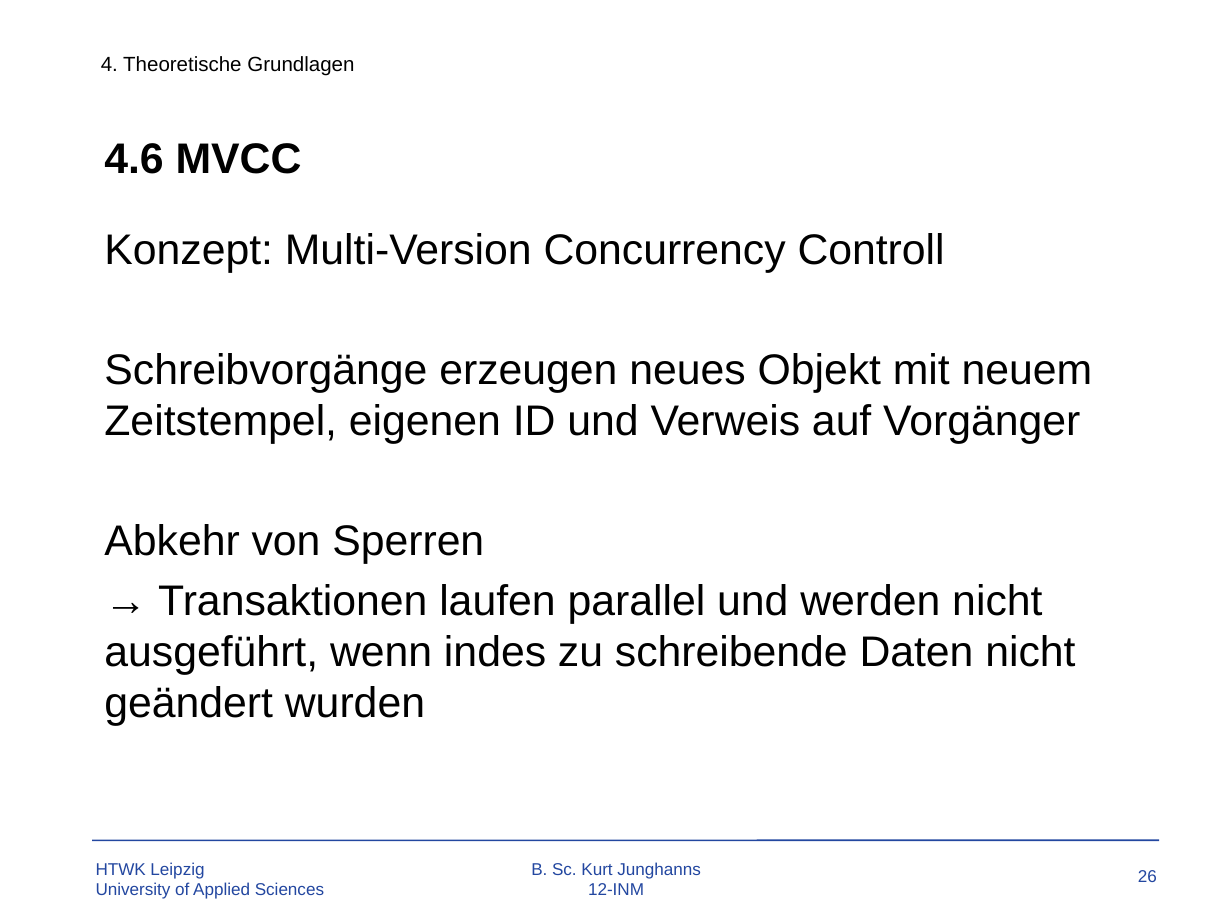
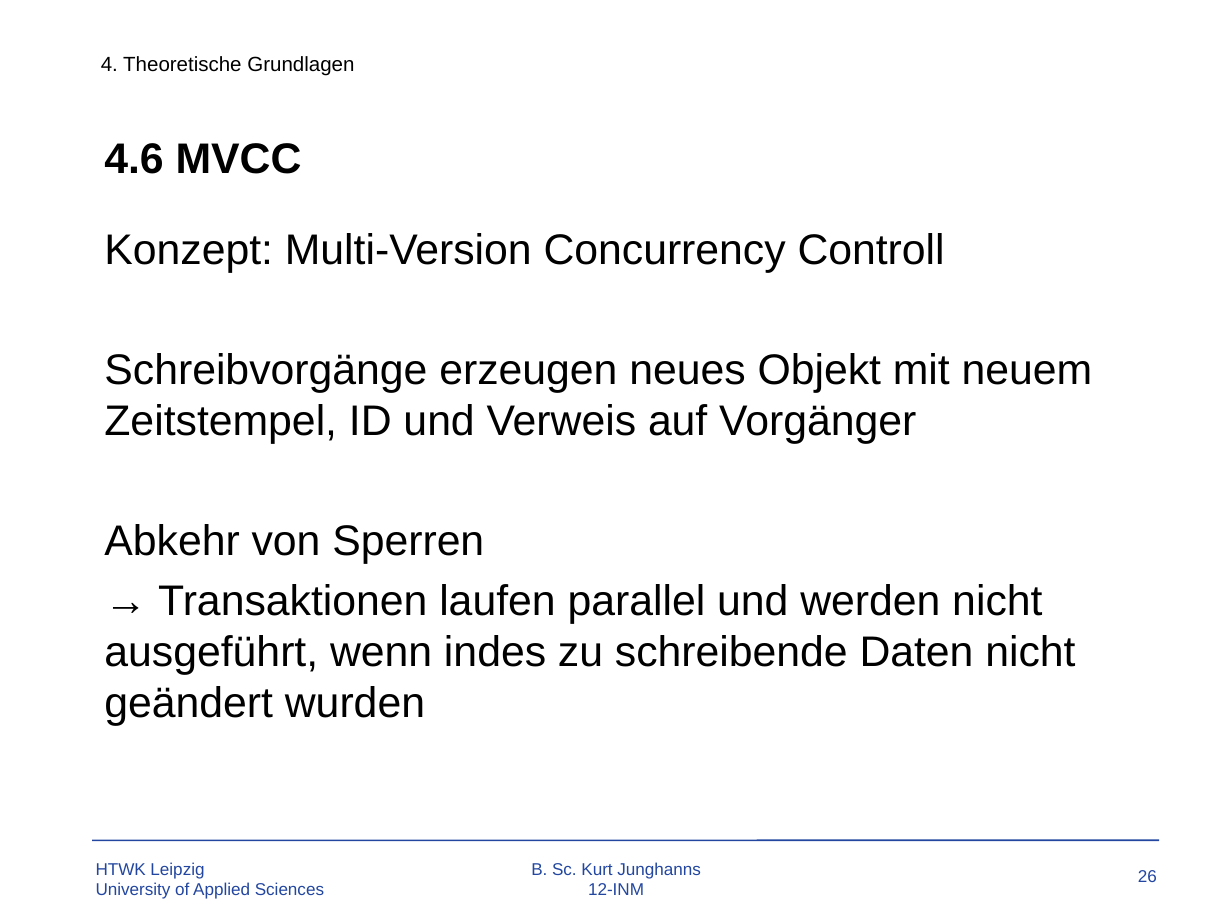
Before and after one commit to TBoonX/OS-Datenbanken, a slide deck: slide 26 of Praesentation.pptx. Drawn at 1232x924 pixels with LibreOffice and Linux fonts; fonts in the diff are those of the drawing; background and template pictures are left out. Boxes give left, top, right and bottom in pixels: in the first picture for what was removed or moved away, otherwise in the second. Text is boxed around its words. In the diff, an @@ line names an element or a change of style, - is before the commit and + after.

```diff
--- a/Praesentation.pptx
+++ b/Praesentation.pptx
@@ text at [104, 353, 1093, 444]: text changed @@
-Schreibvorgänge erzeugen neues Objekt mit neuem Zeitstempel, eigenen ID und Verweis auf Vorgänger
+Schreibvorgänge erzeugen neues Objekt mit neuem Zeitstempel, ID und Verweis auf Vorgänger
```
Also in this commit, not shown: 5 other slides changed, 6 slides added.
